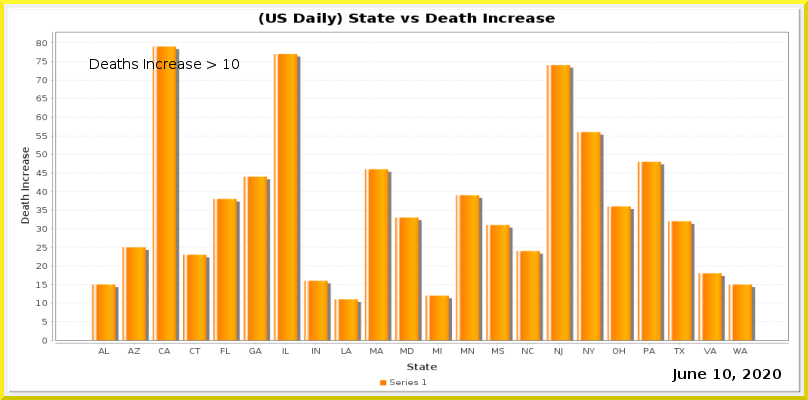
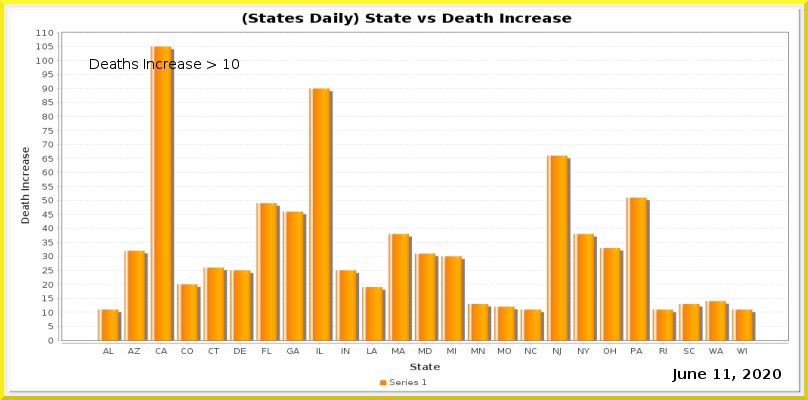
Two versions of the same layered image (808×400). Layer-by-layer changes:
painted on "Current Date" over left=723, top=369, right=731, bottom=379
painted on "Date_vs_TestIncrease.png" over left=36, top=12, right=789, bottom=371
